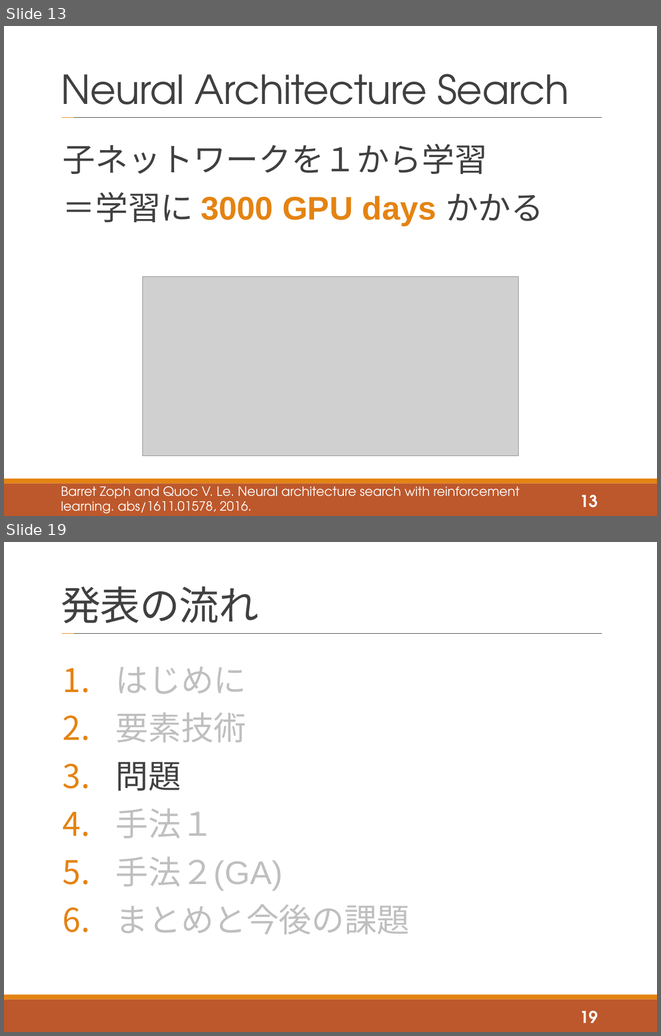
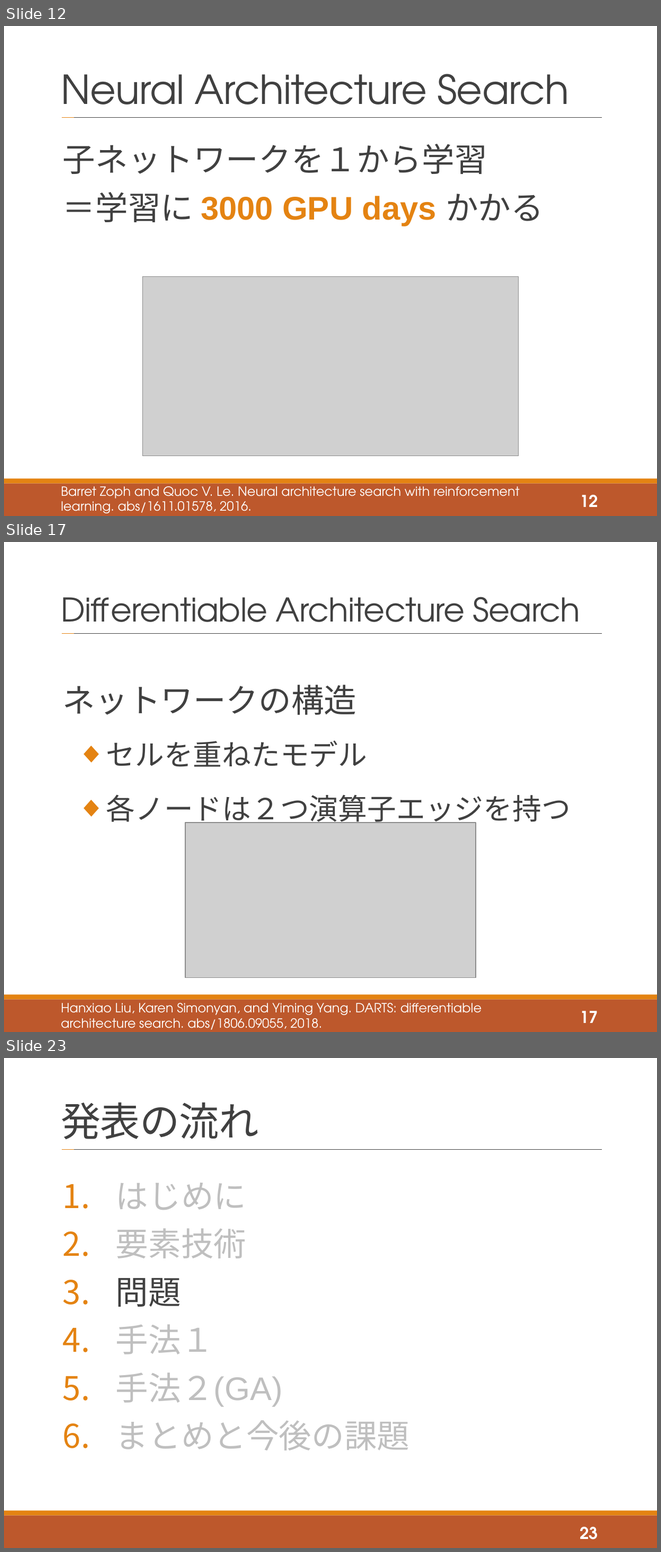
Before and after one commit to tatsuya-sugiyama/WeeklyReport, a slide deck: report/2020後期/2020_2nd_sugiyama.pptx. Shown one above the other, each under a label of ours: slides 13 and 19 before the commit, slides 12, 17 and 23 after it; the slides between them are not shown. The pictures are 661x1036 and 661x1552 pixels, drawn with LibreOffice and Linux fonts; fonts in the diff are those of the drawing; grey boxes stand for pictures. Boxes give left, top, right and bottom in pixels: in the first picture for what was removed or moved away, otherwise in the second. Text is boxed around its words. In the diff, an @@ line names an element or a change of style, - is before the commit and + after.

```diff
--- a/report/2020後期/2020_2nd_sugiyama.pptx
+++ b/report/2020後期/2020_2nd_sugiyama.pptx
@@ slide 17 added at bbox=[4, 542, 657, 1032], background #FFFFFF; not listed: 4 template elements that a slide beside it also shows @@
@@ title added at bbox=[61, 597, 581, 634], 36 pt, text #404040 @@
+Differentiable Architecture Search
@@ text added at bbox=[63, 685, 571, 827], 32 pt, text #404040 @@
+ネットワークの構造
+  ◆ セルを重ねたモデル
+  ◆ 各ノードは２つ演算子エッジを持つ
@@ picture added at bbox=[185, 822, 476, 978] @@
@@ text added at bbox=[61, 999, 482, 1030], 14 pt, text #FFFFFF @@
+Hanxiao Liu, Karen Simonyan, and Yiming Yang. DARTS: differentiable architecture search. abs/1806.09055, 2018.
@@ page number added at bbox=[580, 1011, 598, 1023], 18 pt, text #FFFFFF, bold @@
+17
@@ what was slide 13 is now slide 12 @@
@@ page number at bbox=[580, 495, 598, 507]: text changed @@
-13
+12
@@ what was slide 19 is now slide 23 @@
@@ page number at bbox=[580, 1527, 598, 1539]: text changed @@
-19
+23
```
Also in this commit, not shown: 9 slides changed, 16 other slides added, 2 slides removed.
